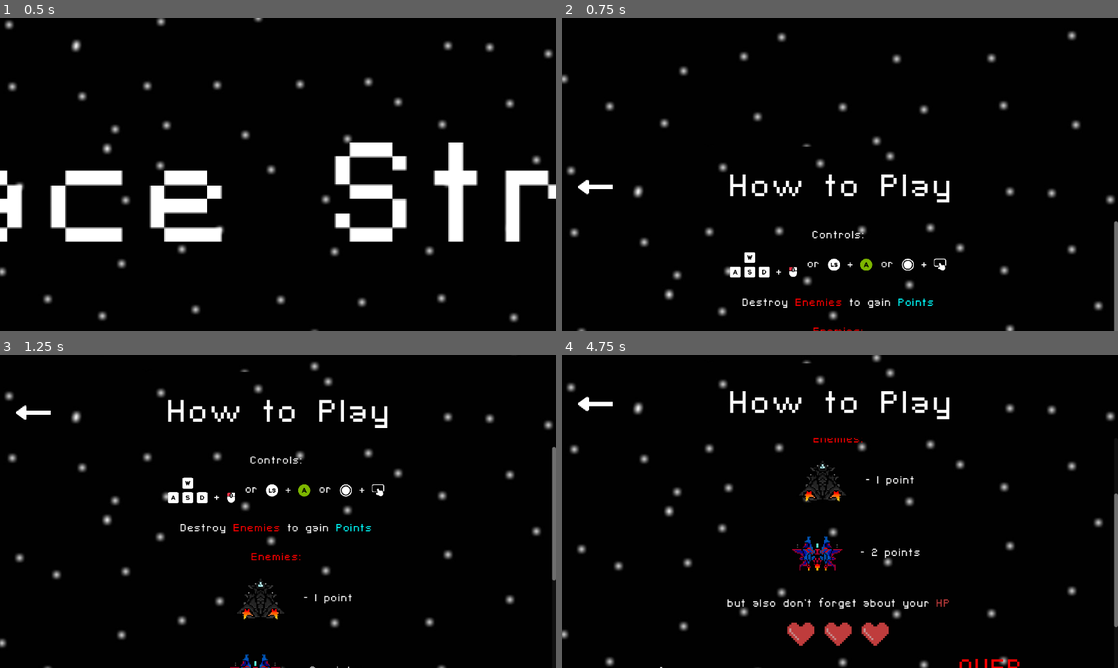
Above: before the commit, frames 1-4 (two rows, left to right).
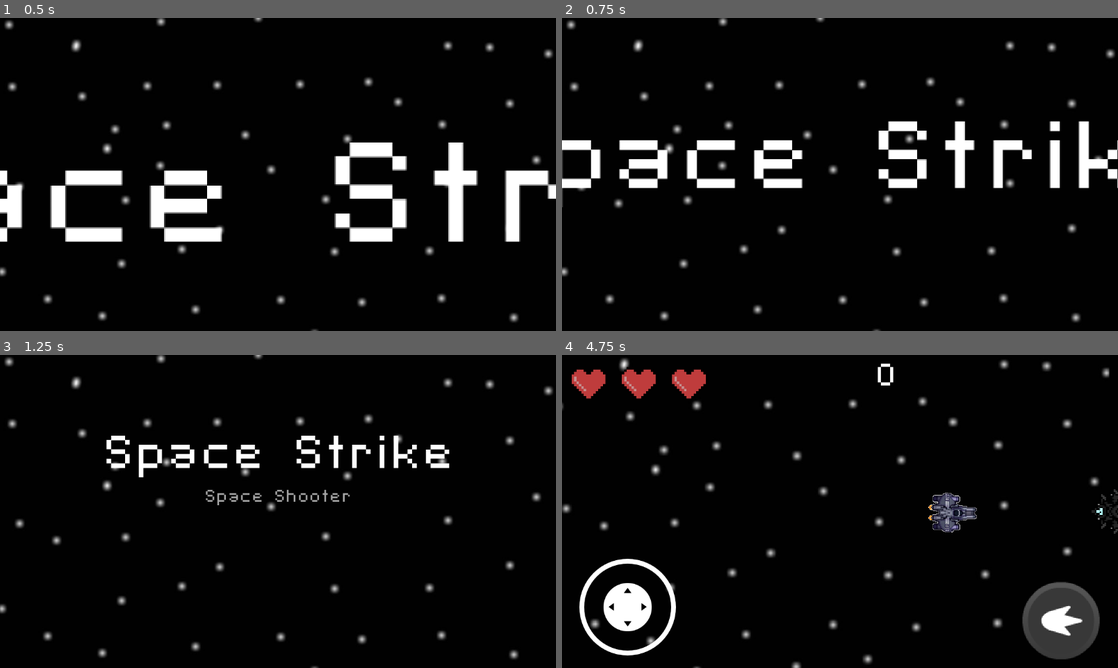
Above: after the commit, the same moments.

Repository: cofeek-codes/Space-Strike
Game: Godot game, scene res://scenes/ui/main_menu.tscn
Two runs of this game, one before a commit and one after it. Both use one fixed random seed, a clock stepped at 60 frames per second and the inputs below.
Inputs (mouse positions are in pixels of both pictures, inside the frame that each line leads up to):
- Up to frame 1 (0.5 s): no input
- Up to frame 2 (0.75 s): click (851, 302) at 0.5 s, where only the run before the commit has a clickable "How to Play"
- Up to frame 3 (1.25 s): no input
- Up to frame 4 (4.75 s): click (856, 580) at 1.27 s; move the mouse to (962, 495) at 2.02 s; hold Right (move_right) 2.03-2.75 s; click (962, 495) at 2.1 s; drag from (728, 527) to (812, 574) at 2.77 s; tap Enter at 3.5 s; move the mouse to (895, 442) at 3.52 s; hold Right (move_right) 3.53-4.25 s; click (895, 442) at 3.6 s; drag from (812, 574) to (673, 464) at 4.27 s

Frame 1 is identical in both runs. In frame 2, 11% of the frame differs, in the area x 0-100%, y 0-100%; in frame 3, 8.5%; in frame 4, 13%.

Commit message:
main menu ui fixed

Diff:
--- a/scenes/ui/main_menu.tscn
+++ b/scenes/ui/main_menu.tscn
@@ -211,46 +211,34 @@
 tracks/0/type = "value"
 tracks/0/imported = false
 tracks/0/enabled = true
-tracks/0/path = NodePath(".:position")
-tracks/0/interp = 1
-tracks/0/loop_wrap = true
-tracks/0/keys = {
-"times": PackedFloat32Array(0),
-"transitions": PackedFloat32Array(1),
-"update": 0,
-"values": [Vector2(448.5, 558)]
+tracks/0/path = NodePath("..:self_modulate")
+tracks/0/interp = 1
+tracks/0/loop_wrap = true
+tracks/0/keys = {
+"times": PackedFloat32Array(0),
+"transitions": PackedFloat32Array(1),
+"update": 0,
+"values": [Color(1, 1, 1, 1)]
+}
+
+[sub_resource type="Animation" id="Animation_vup6s"]
+resource_name = "appear"
+tracks/0/type = "value"
+tracks/0/imported = false
+tracks/0/enabled = true
+tracks/0/path = NodePath("..:position")
+tracks/0/interp = 1
+tracks/0/loop_wrap = true
+tracks/0/keys = {
+"times": PackedFloat32Array(0, 1),
+"transitions": PackedFloat32Array(1, 1),
+"update": 0,
+"values": [Vector2(0, 625), Vector2(0, 558)]
 }
 tracks/1/type = "value"
 tracks/1/imported = false
 tracks/1/enabled = true
-tracks/1/path = NodePath(".:self_modulate")
-tracks/1/interp = 1
-tracks/1/loop_wrap = true
-tracks/1/keys = {
-"times": PackedFloat32Array(0),
-"transitions": PackedFloat32Array(1),
-"update": 0,
-"values": [Color(1, 1, 1, 0)]
-}
-
-[sub_resource type="Animation" id="Animation_vup6s"]
-resource_name = "appear"
-tracks/0/type = "value"
-tracks/0/imported = false
-tracks/0/enabled = true
-tracks/0/path = NodePath(".:position")
-tracks/0/interp = 1
-tracks/0/loop_wrap = true
-tracks/0/keys = {
-"times": PackedFloat32Array(0, 1),
-"transitions": PackedFloat32Array(1, 1),
-"update": 0,
-"values": [Vector2(449, 625), Vector2(448.5, 558)]
-}
-tracks/1/type = "value"
-tracks/1/imported = false
-tracks/1/enabled = true
-tracks/1/path = NodePath(".:self_modulate")
+tracks/1/path = NodePath("..:self_modulate")
 tracks/1/interp = 1
 tracks/1/loop_wrap = true
 tracks/1/keys = {
@@ -390,28 +378,6 @@
 }
 speed_scale = 1.5
 
-[node name="HowToPlayButton" type="Button" parent="."]
-self_modulate = Color(1, 1, 1, 0)
-layout_mode = 1
-anchors_preset = 7
-anchor_left = 0.5
-anchor_top = 1.0
-anchor_right = 0.5
-anchor_bottom = 1.0
-offset_left = -127.5
-offset_top = -90.0
-offset_right = 176.5
-offset_bottom = -33.0
-grow_horizontal = 2
-grow_vertical = 0
-theme_override_font_sizes/font_size = 35
-text = "MAIN_MENU_HTP"
-
-[node name="AnimationPlayer" type="AnimationPlayer" parent="HowToPlayButton"]
-libraries = {
-&"": SubResource("AnimationLibrary_hqxw2")
-}
-
 [node name="Camera" type="Camera2D" parent="."]
 anchor_mode = 0
 position_smoothing_enabled = true
@@ -426,7 +392,32 @@
 offset_top = 701.0
 offset_bottom = 701.0
 
+[node name="HowToPlayContainer" type="HBoxContainer" parent="."]
+custom_minimum_size = Vector2(150, 0)
+layout_mode = 1
+anchors_preset = 12
+anchor_top = 1.0
+anchor_right = 1.0
+anchor_bottom = 1.0
+offset_top = -23.0
+offset_bottom = 57.0
+grow_horizontal = 2
+grow_vertical = 0
+alignment = 1
+
+[node name="HowToPlayButton" type="Button" parent="HowToPlayContainer"]
+custom_minimum_size = Vector2(350, 0)
+layout_mode = 2
+theme_override_font_sizes/font_size = 35
+text = "MAIN_MENU_HTP"
+
+[node name="AnimationPlayer" type="AnimationPlayer" parent="HowToPlayContainer"]
+root_node = NodePath("../HowToPlayButton")
+libraries = {
+&"": SubResource("AnimationLibrary_hqxw2")
+}
+
 [connection signal="animation_finished" from="TitleLabel/AnimationPlayer" to="." method="_on_title_animation_player_animation_finished"]
 [connection signal="pressed" from="PlayButton" to="." method="_on_play_button_pressed"]
 [connection signal="pressed" from="SettingsButton" to="." method="_on_settings_button_pressed"]
-[connection signal="pressed" from="HowToPlayButton" to="." method="_on_how_to_play_button_pressed"]
+[connection signal="pressed" from="HowToPlayContainer/HowToPlayButton" to="." method="_on_how_to_play_button_pressed"]
--- a/scripts/ui/main_menu.gd
+++ b/scripts/ui/main_menu.gd
@@ -7,7 +7,9 @@
 @onready var settings_button: TextureButton = $SettingsButton
 @onready var camera: Camera2D = $Camera
 @onready var settings_menu: Control = $SettingsMenu
-@onready var htp_button: Button = $HowToPlayButton
+@onready var htp_button: Button = $HowToPlayContainer/HowToPlayButton
+@onready var htp_container: HBoxContainer = $HowToPlayContainer
+
 #@onready var set_locate_button: TextureButton = $SetLocateButton
 #@onready var set_locate_button_sprite: Sprite2D = $SetLocateButton/Sprite
 
@@ -42,7 +44,7 @@
 		play_button_animation_player.play('appear')
 		await get_tree().create_timer(1).timeout
 		play_button_animation_player.play('pulse')
-		var htp_button_animation_player: AnimationPlayer = htp_button.get_child(0)
+		var htp_button_animation_player: AnimationPlayer = htp_container.get_child(1)
 		htp_button_animation_player.play('appear')
 		var settings_button_animation_player: AnimationPlayer = settings_button.get_child(0).get_child(0)
 		settings_button_animation_player.play('appear')
